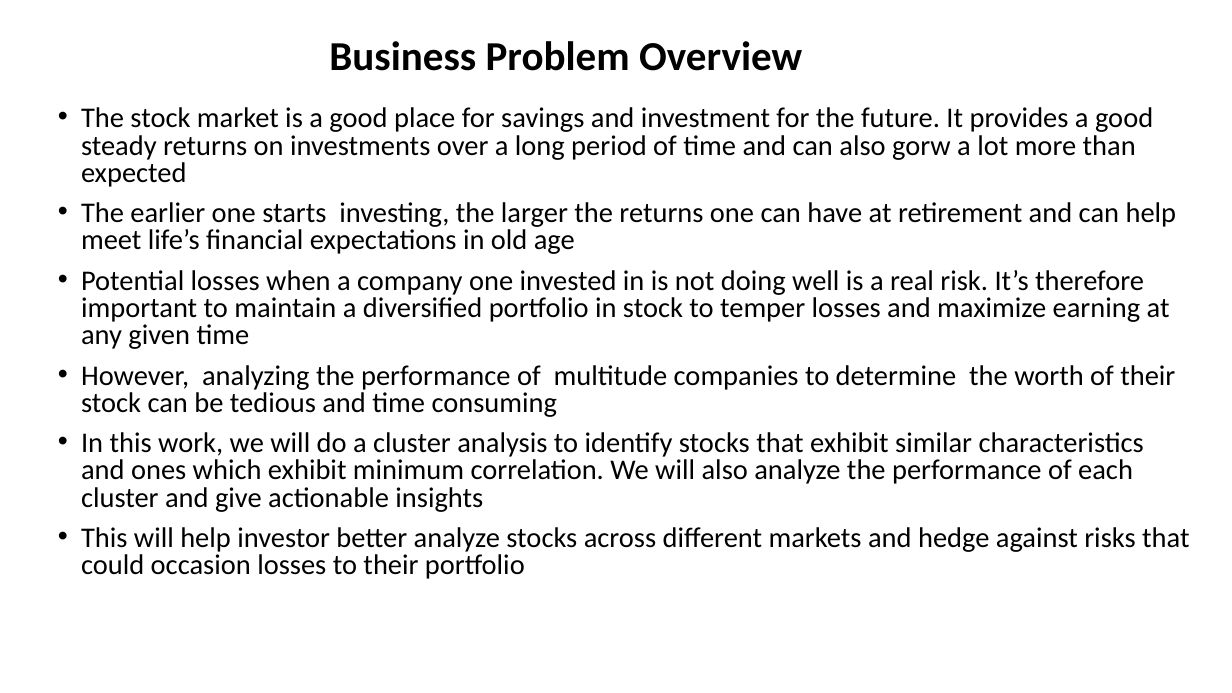
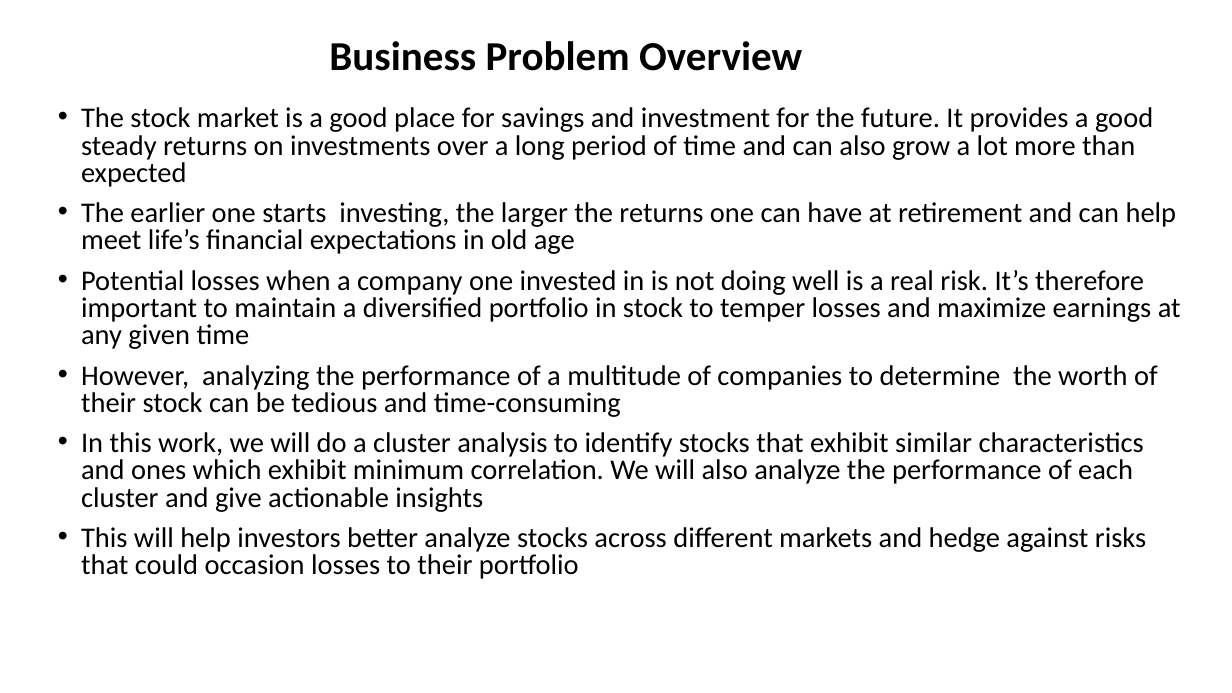
Before and after one commit to CodeAgbey/Trade, a slide deck: slide 3 of Trade.pptx. Drawn at 1232x693 pixels with LibreOffice and Linux fonts; fonts in the diff are those of the drawing. Boxes give left, top, right and bottom in pixels: in the first picture for what was removed or moved away, otherwise in the second. Text is boxed around its words. In the diff, an @@ line names an element or a change of style, - is before the commit and + after.

```diff
--- a/Trade.pptx
+++ b/Trade.pptx
@@ text at bbox=[81, 107, 1153, 187]: text changed @@
-• The stock market is a good place for savings and investment for the future. It provides a good steady returns on investments over a long period of time and can also gorw a lot more than expected
+• The stock market is a good place for savings and investment for the future. It provides a good steady returns on investments over a long period of time and can also grow a lot more than expected
@@ text at bbox=[81, 270, 1181, 417]: text changed @@
-• Potential losses when a company one invested in is not doing well is a real risk. It’s therefore important to maintain a diversified portfolio in stock to temper losses and maximize earning at any given time
-• However, analyzing the performance of multitude companies to determine the worth of their stock can be tedious and time consuming
+• Potential losses when a company one invested in is not doing well is a real risk. It’s therefore important to maintain a diversified portfolio in stock to temper losses and maximize earnings at any given time
+• However, analyzing the performance of a multitude of companies to determine the worth of their stock can be tedious and time-consuming
@@ text at bbox=[81, 527, 1146, 579]: text changed @@
-• This will help investor better analyze stocks across different markets and hedge against risks that could occasion losses to their portfolio
+• This will help investors better analyze stocks across different markets and hedge against risks that could occasion losses to their portfolio
```
Also in this commit, not shown: 1 other slide changed.
